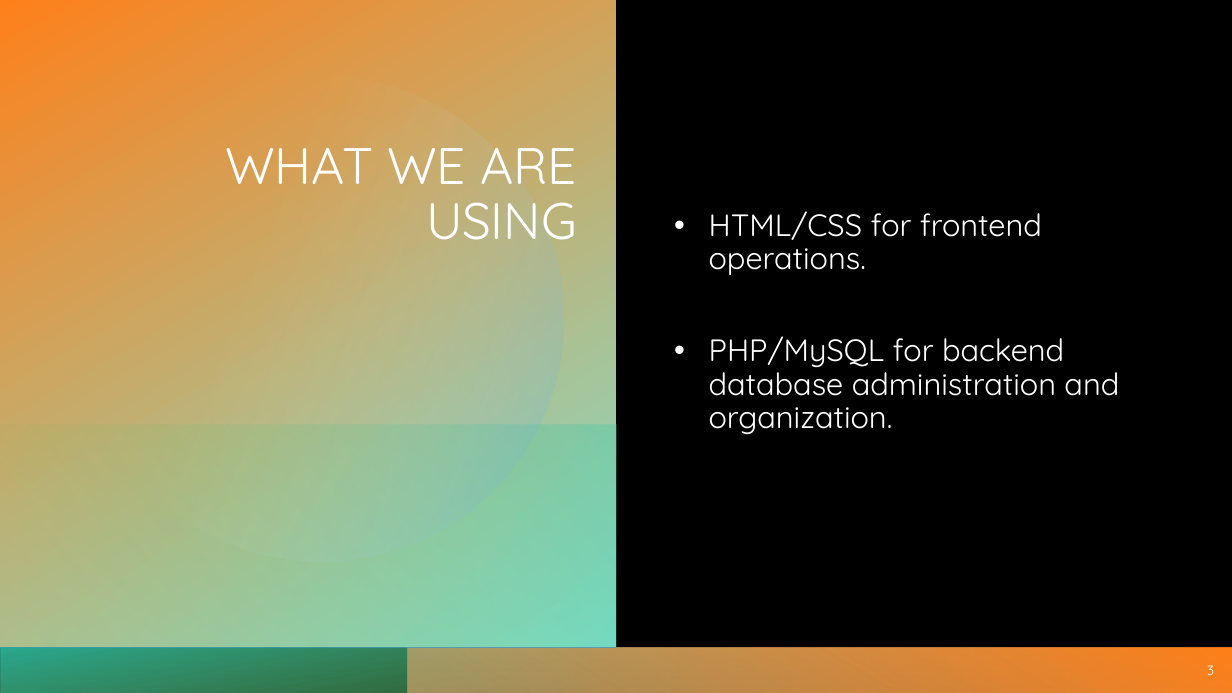
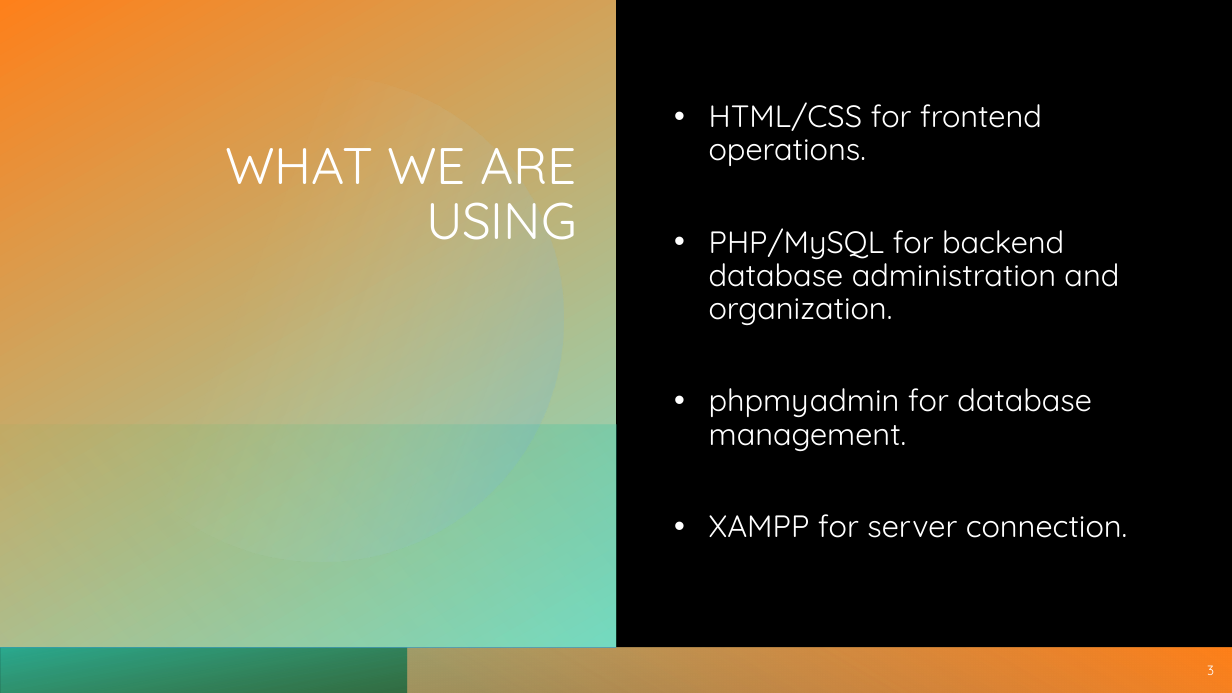
Before and after one commit to cart7982/CaravanSeraiCS360, a slide deck: slide 3 of OpenPlazaCS360Lab/Presentations/OpenPlaza.pptx. Drawn at 1232x693 pixels with LibreOffice and Linux fonts; fonts in the diff are those of the drawing; background and template pictures are left out. Boxes give left, top, right and bottom in pixels: in the first picture for what was removed or moved away, otherwise in the second. Text is boxed around its words. In the diff, an @@ line names an element or a change of style, - is before the commit and + after.

```diff
--- a/OpenPlazaCS360Lab/Presentations/OpenPlaza.pptx
+++ b/OpenPlazaCS360Lab/Presentations/OpenPlaza.pptx
@@ text at (x1=709, y1=388, x2=1127, y2=538): paragraphs added @@
+• phpmyadmin for database management.
+• XAMPP for server connection.
```
Also in this commit, not shown: 3 other slides changed, 1 slide added, 1 slide removed.
